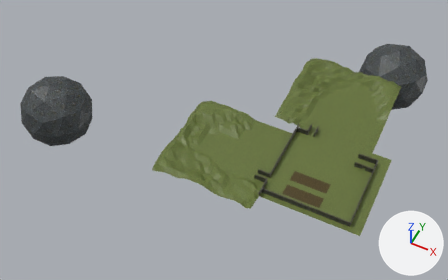
Before and after pictures for a commit that changed the Blender file src/Resources/Source/farm.blend.
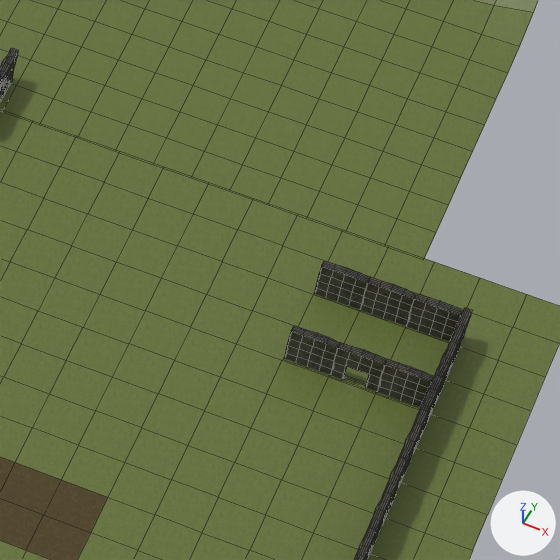
Each version appears first whole from a 50 mm camera at (41.2, -138.0, 152.2) aimed at (-26.9, -1.7, -18.1), and next in a close-up on the part from 71% to 87% of the width and 43% to 69% of the height. The lights are fixed; the arrows at lower right show +X, +Y and +Z. The close-ups show mesh edges as thin lines.
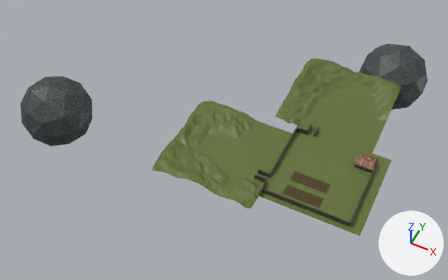
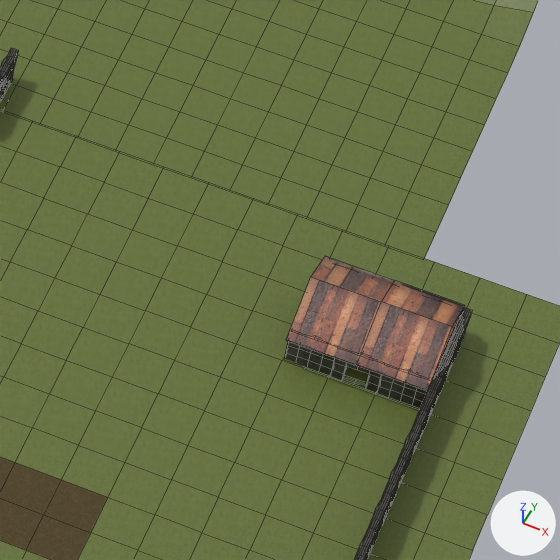
Changed parts and their boxes [x1, y1, x2, y2] in the close-ups (560 x 560 px):
'Plane.137', surface changed: [0, 109, 486, 509] in both
'Plane', added (brown): after [286, 256, 465, 391]
'Plane.026', unchanged, covered by the edit: before [315, 261, 462, 342]; after [449, 313, 462, 342]

The change, as a diff of the scene's bpy script:
```diff
--- a/src/Resources/Source/farm.blend.py
+++ b/src/Resources/Source/farm.blend.py
@@ me_plane @@
+me_plane.from_pydata(...)  # 15 vertices, 9 faces; spans x -1.0..1.0, y -1.0..1.0, z -0.15..1.28
+me_plane.materials.append(mat_material)  # picture img_town_png
@@ ob_plane @@
+ob_plane = bpy.data.objects.new('Plane', me_plane)
+ob_plane.location = (25.01, -5.77, 1.71)
+ob_plane.scale = (3.01, 2.5, 1.0)
```
